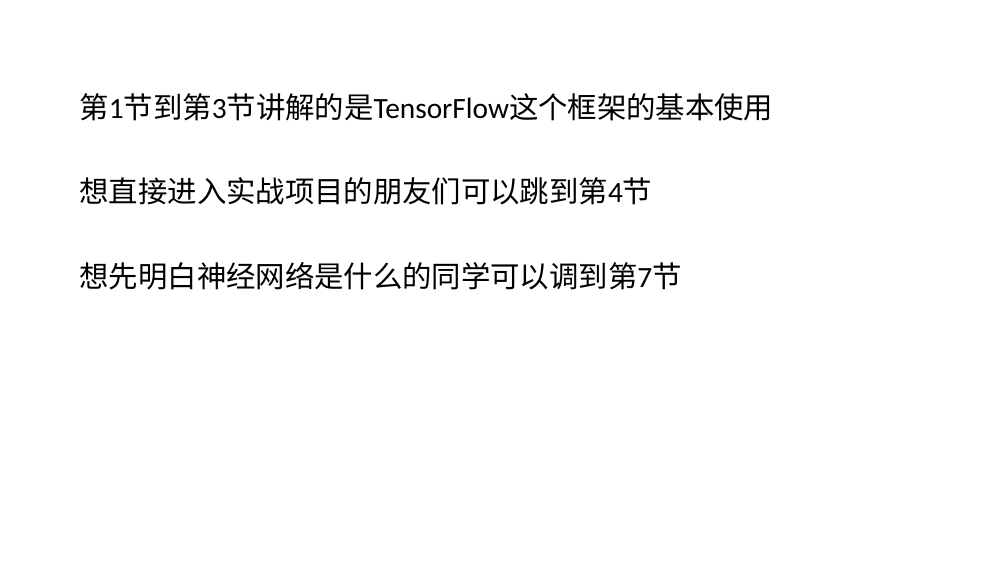
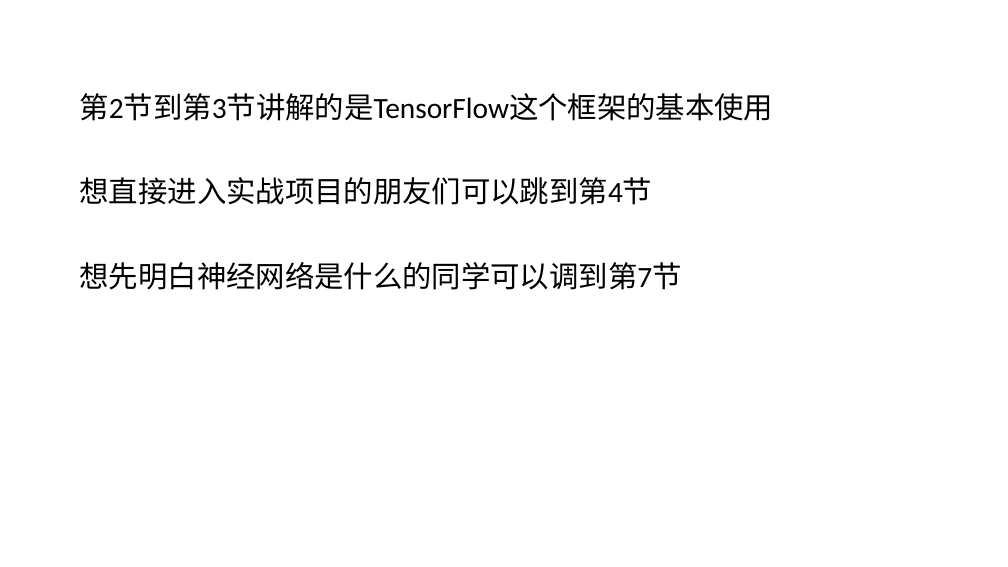
Before and after one commit to CreatCodeBuild/TensorFlow-and-DeepLearning-Tutorial, a slide deck: slide 7 of 1-3/指南.pptx. Drawn at 1008x567 pixels with LibreOffice and Linux fonts; fonts in the diff are those of the drawing. Boxes give left, top, right and bottom in pixels: in the first picture for what was removed or moved away, otherwise in the second. Text is boxed around its words. In the diff, an @@ line names an element or a change of style, - is before the commit and + after.

```diff
--- a/1-3/指南.pptx
+++ b/1-3/指南.pptx
@@ text at (x1=80, y1=93, x2=774, y2=121): text changed @@
-第1节到第3节讲解的是TensorFlow这个框架的基本使用
+第2节到第3节讲解的是TensorFlow这个框架的基本使用
```
Also in this commit, not shown: 3 other slides changed, 1 other file.
